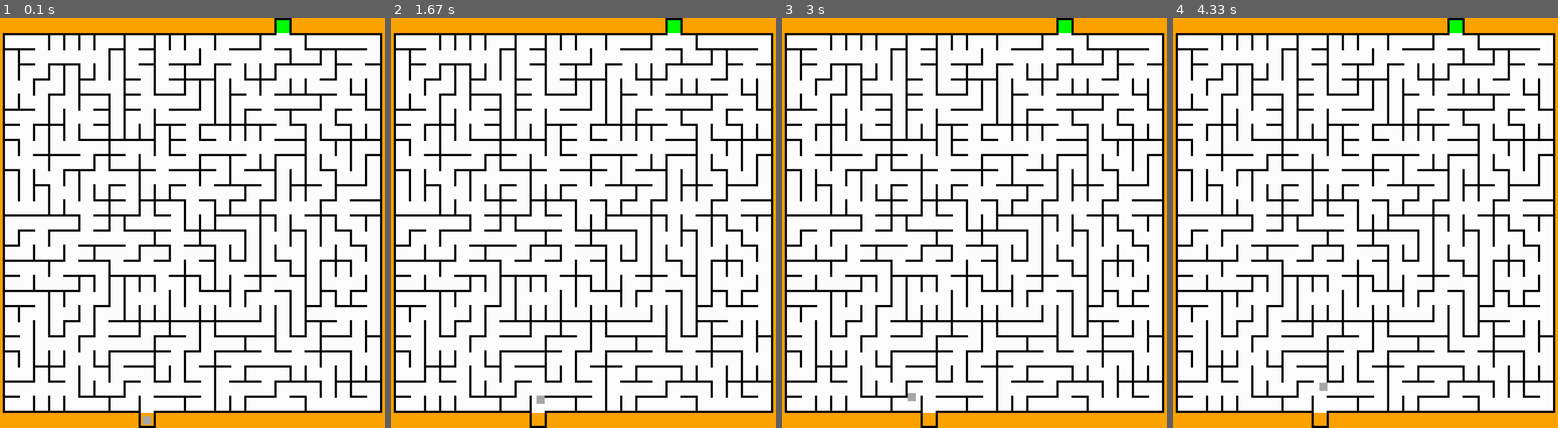
Above: before the commit, frames 1-4 (left to right).
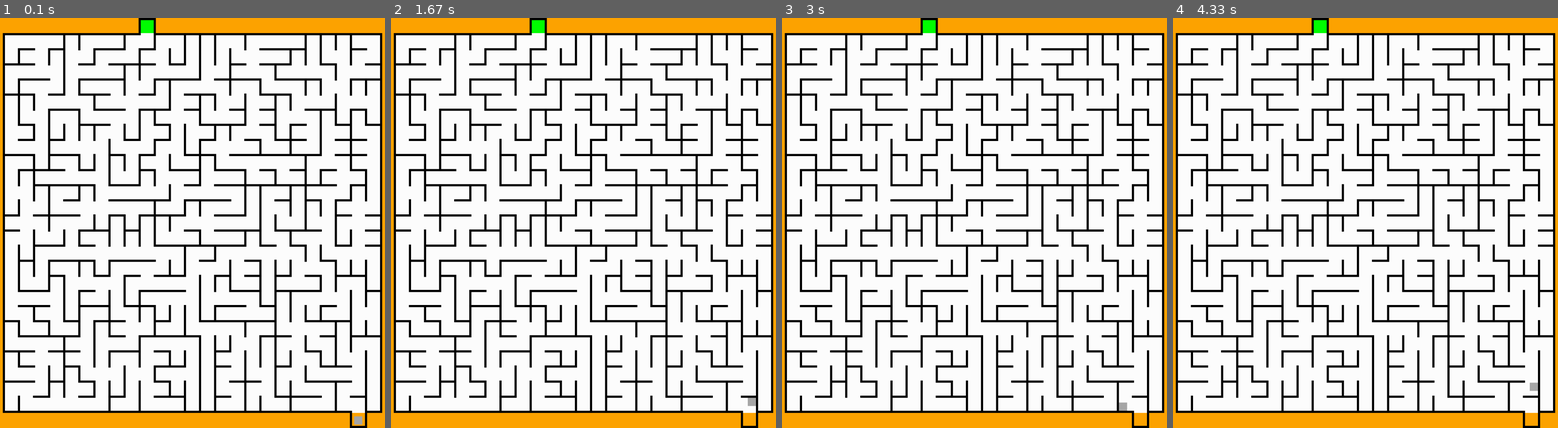
Above: after the commit, the same moments.

Repository: ZaChuChu/Pygame-Games
Game: pygame game, started from MazeGame/main.py
The game is run twice, just before and just after one commit, with the same random seed, the same clock (stepped at 60 frames per second) and the same inputs.
Inputs:
- Up to frame 1 (0.1 s): no input
- Up to frame 2 (1.67 s): tap W at 0.33, 0.67 s; hold Right 1-1.47 s; hold Up from 1.5 s (still down)
- Up to frame 3 (3 s): release Up at 1.8 s; hold Left 2.33-2.87 s; hold Down from 2.9 s (still down)
- Up to frame 4 (4.33 s): release Down at 3.2 s; hold Up 3.67-4.03 s; hold Right from 4.07 s (still down)

The runs differ from the first frame. In frame 1, 13% of the frame differs, in the area x 1-99%, y 0-100%; in frame 2, 13%; in frame 3, 13%; in frame 4, 13%.

Commit message:
Refactored code to implement MazeGraph class for better encapsulation

Diff:
--- a/MazeGame/main.py
+++ b/MazeGame/main.py
@@ -98,10 +98,10 @@
                 verticalWalls = []
                 horizontalWalls = []
 
-            if player.getY() > margin + mazeHeight:
+            if player.getY() >= margin + mazeHeight - playerSpeed:
                 for rect in maze.getEntranceBorders():
                     horizontalWalls.append(rect)
-            elif player.getY() < margin:
+            elif player.getY() <= margin + playerSpeed:
                 for rect in maze.getExitBorders():
                     horizontalWalls.append(rect)
 
--- a/MazeGame/maze.py
+++ b/MazeGame/maze.py
@@ -1,8 +1,5 @@
-from node import Node
-from edge import Edge, mstSort
-from functools import cmp_to_key
-import math
 from pygame import Rect, draw
+from mazeGraph import MazeGraph
 import random
 
 class Maze:
@@ -13,52 +10,38 @@
         self.segmentLength = segmentLength
         self.segmentWidth = segmentWidth
         self.segmentOffset = segmentLength - segmentWidth
+        self.xOffset = xOffset
+        self.yOffset = yOffset
         self.width = segmentWidth + self.segmentOffset * cols
         self.height = segmentWidth + self.segmentOffset * rows
         self.background = Rect(xOffset, yOffset, self.width, self.height)
 
         # Generate Graph
-        nodes = [[Node(row, col) for col in range(cols)] for row in range(rows)]
-        self.entranceColumn = random.randint(0, cols-1)
-        self.exitColumn = random.randint(0, cols-1)
+        self.graph = MazeGraph(rows, cols)
+        self.generateMaze()
 
+    def generateMaze(self):
+        self.entranceColumn = random.randint(0, self.cols - 1)
+        self.exitColumn = random.randint(0, self.cols - 1)
 
-        exitLeftBorder = xOffset + self.segmentOffset * self.exitColumn
-        self.exitBorderRects = [Rect(exitLeftBorder, 0, self.segmentWidth, yOffset), Rect(exitLeftBorder + self.segmentLength - self.segmentWidth, 0, self.segmentWidth, yOffset), Rect(exitLeftBorder, 0, self.segmentLength, self.segmentWidth)]
+        exitLeftBorder = self.xOffset + self.segmentOffset * self.exitColumn
+        self.exitBorderRects = [Rect(exitLeftBorder, 0, self.segmentWidth, self.yOffset),
+                                Rect(exitLeftBorder + self.segmentLength - self.segmentWidth, 0, self.segmentWidth, self.yOffset),
+                                Rect(exitLeftBorder, 0, self.segmentLength, self.segmentWidth)]
 
-        self.winRect = Rect(exitLeftBorder + self.segmentWidth, self.segmentWidth, self.segmentOffset - self.segmentWidth, yOffset - self.segmentWidth)
+        self.winRect = Rect(exitLeftBorder + self.segmentWidth, self.segmentWidth, self.segmentOffset - self.segmentWidth, self.yOffset - self.segmentWidth)
 
-        enterLeftBorder = xOffset + self.segmentOffset * self.entranceColumn
-        self.enterBorderRects = [Rect(enterLeftBorder, self.height + yOffset, self.segmentWidth, yOffset), Rect(enterLeftBorder + self.segmentLength - self.segmentWidth, self.height + yOffset, self.segmentWidth, yOffset), Rect(enterLeftBorder, self.height + yOffset * 2 - self.segmentWidth, self.segmentLength, self.segmentWidth)]
+        enterLeftBorder = self.xOffset + self.segmentOffset * self.entranceColumn
+        self.enterBorderRects = [Rect(enterLeftBorder, self.height + self.yOffset, self.segmentWidth, self.yOffset),
+                                 Rect(enterLeftBorder + self.segmentLength - self.segmentWidth, self.height + self.yOffset, self.segmentWidth, self.yOffset),
+                                 Rect(enterLeftBorder, self.height + self.yOffset * 2 - self.segmentWidth, self.segmentLength, self.segmentWidth)]
+        self.generateWalls()
 
-        edges = []
-        edgeCount = ((rows - 1) * cols + (cols - 1 ) * rows) * 2
-        for row in range(rows):
-            for col in range(cols - 1):
-                edges.append(Edge([row, col], [row, col + 1], random.randint(1, edgeCount * 3)))
-        for col in range(cols):
-            for row in range(rows - 1):
-                edges.append(Edge([row, col], [row + 1, col], random.randint(1, edgeCount * 3)))
+    def generateWalls(self):
+        mst = self.graph.getMST()
 
-        edges.sort()
-
-        # Generate MST
-        mst = []
-        i = 0
-        counted = 0
-
-        while len(nodes[0][0].parent.set) < (rows * cols):
-            edge = edges[i]
-            y1, x1 = edge.node1
-            y2, x2 = edge.node2
-            if nodes[y1][x1].union(nodes[y2][x2]):
-                mst.append(edge)
-            i += 1
-
-        mst.sort(key=cmp_to_key(mstSort))
-
-        horizontalAdjacencies = [[] for i in range(cols-1)]
-        verticalAdjacencies = [[] for i in range(rows-1)]
+        horizontalAdjacencies = [[] for i in range(self.cols - 1)]
+        verticalAdjacencies = [[] for i in range(self.rows - 1)]
         for edge in mst:
             if edge.node1[0] == edge.node2[0]:
                 horizontalAdjacencies[edge.node1[1]].append(edge)
@@ -66,11 +49,11 @@
                 verticalAdjacencies[edge.node1[0]].append(edge)
 
         # Make list of horizontal walls by row
-        self.horizontalWalls = [[None for j in range(cols)] for i in range(rows + 1)]
+        self.horizontalWalls = [[None for j in range(self.cols)] for i in range(self.rows + 1)]
 
-        for row, col in [[0, self.exitColumn], [rows, self.entranceColumn]]:
-            for i in range(0, cols):
-                self.horizontalWalls[row][i] = Rect(i * self.segmentOffset + xOffset, row * self.segmentOffset + yOffset, segmentLength, segmentWidth)
+        for row, col in [[0, self.exitColumn], [self.rows, self.entranceColumn]]:
+            for i in range(0, self.cols):
+                self.horizontalWalls[row][i] = Rect(i * self.segmentOffset + self.xOffset, row * self.segmentOffset + self.yOffset, self.segmentLength, self.segmentWidth)
             self.horizontalWalls[row][col] = None
 
         for (i, row) in enumerate(verticalAdjacencies):
@@ -79,17 +62,17 @@
             for edge in row:
                 edgeX = edge.node1[1]
                 for wallX in range(x, edgeX):
-                    self.horizontalWalls[i][wallX] = Rect(wallX * self.segmentOffset + xOffset, i * self.segmentOffset + yOffset, segmentLength, segmentWidth)
+                    self.horizontalWalls[i][wallX] = Rect(wallX * self.segmentOffset + self.xOffset, i * self.segmentOffset + self.yOffset, self.segmentLength, self.segmentWidth)
                 x = edgeX + 1
-            for wallX in range(x, cols):
-                    self.horizontalWalls[i][wallX] = Rect(wallX * self.segmentOffset + xOffset, i * self.segmentOffset + yOffset, segmentLength, segmentWidth)
+            for wallX in range(x, self.cols):
+                    self.horizontalWalls[i][wallX] = Rect(wallX * self.segmentOffset + self.xOffset, i * self.segmentOffset + self.yOffset, self.segmentLength, self.segmentWidth)
 
         # Make list of vertical walls by column
-        self.verticalWalls = [[None for j in range(rows)] for i in range(cols + 1)]
+        self.verticalWalls = [[None for j in range(self.rows)] for i in range(self.cols + 1)]
 
-        for index in [0, cols]:
-            for i in range(rows):
-                self.verticalWalls[index][i] = Rect(index * self.segmentOffset + xOffset, i * self.segmentOffset + yOffset, segmentWidth, segmentLength)
+        for index in [0, self.cols]:
+            for i in range(self.rows):
+                self.verticalWalls[index][i] = Rect(index * self.segmentOffset + self.xOffset, i * self.segmentOffset + self.yOffset, self.segmentWidth, self.segmentLength)
 
         for (i, row) in enumerate(horizontalAdjacencies):
             i += 1
@@ -97,10 +80,10 @@
             for edge in row:
                 edgeY = edge.node1[0]
                 for wallY in range(y, edgeY):
-                    self.verticalWalls[i][wallY] = Rect(i * self.segmentOffset + xOffset, wallY * self.segmentOffset + yOffset, segmentWidth, segmentLength)
+                    self.verticalWalls[i][wallY] = Rect(i * self.segmentOffset + self.xOffset, wallY * self.segmentOffset + self.yOffset, self.segmentWidth, self.segmentLength)
                 y = edgeY + 1
-            for wallY in range(y, rows):
-                    self.verticalWalls[i][wallY] = Rect(i * self.segmentOffset + xOffset, wallY * self.segmentOffset + yOffset, segmentWidth, segmentLength)
+            for wallY in range(y, self.rows):
+                    self.verticalWalls[i][wallY] = Rect(i * self.segmentOffset + self.xOffset, wallY * self.segmentOffset + self.yOffset, self.segmentWidth, self.segmentLength)
 
     def getEntrance(self):
         return self.entranceColumn
--- /dev/null
+++ b/MazeGame/mazeGraph.py
@@ -0,0 +1,41 @@
+from node import Node
+import random
+from edge import Edge, mstSort
+from functools import cmp_to_key
+
+class MazeGraph:
+    def __init__(self, rows, cols) -> None:
+        self.rows = rows
+        self.cols = cols
+        self.nodes = [[Node(row, col) for col in range(self.cols)] for row in range(self.rows)]
+        self.generateEdges()
+
+    def generateEdges(self):
+        self.edges = []
+        edgeCount = ((self.rows - 1) * self.cols + (self.cols - 1 ) * self.rows) * 2
+
+        for row in range(self.rows):
+            for col in range(self.cols - 1):
+                self.edges.append(Edge([row, col], [row, col + 1], random.randint(1, edgeCount * 3)))
+
+        for col in range(self.cols):
+            for row in range(self.rows - 1):
+                self.edges.append(Edge([row, col], [row + 1, col], random.randint(1, edgeCount * 3)))
+
+        self.edges.sort()
+
+    def getMST(self):
+        mst = []
+        i = 0
+        counted = 0
+
+        while len(self.nodes[0][0].parent.set) < (self.rows * self.cols):
+            edge = self.edges[i]
+            y1, x1 = edge.node1
+            y2, x2 = edge.node2
+            if self.nodes[y1][x1].union(self.nodes[y2][x2]):
+                mst.append(edge)
+            i += 1
+
+        mst.sort(key=cmp_to_key(mstSort))
+        return mst
